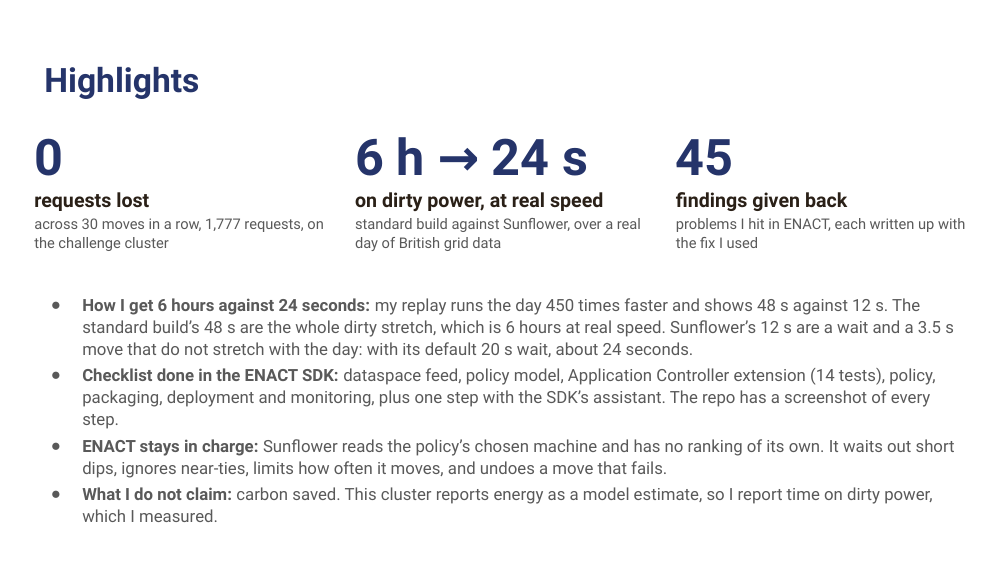
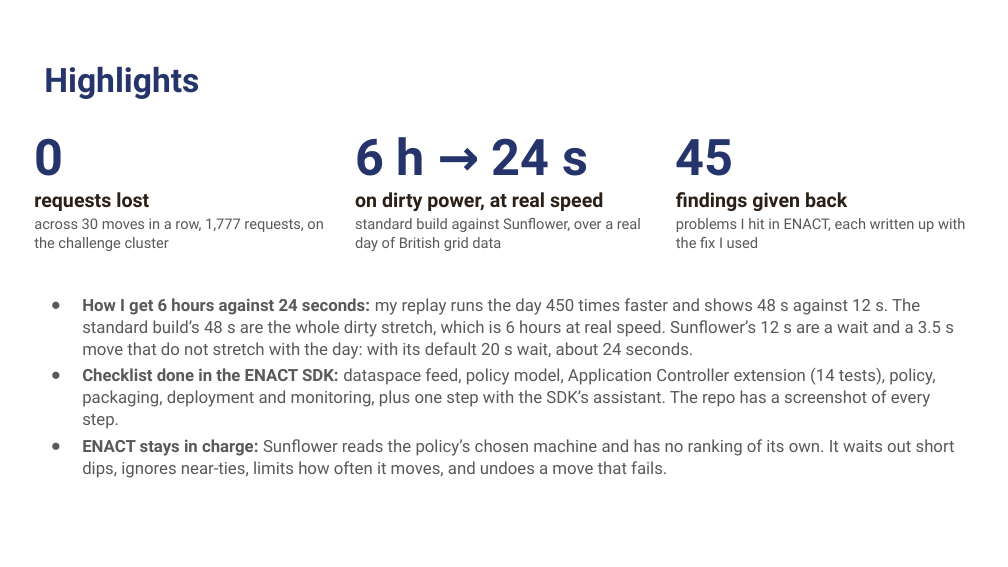
Before and after one commit to kinnuworks/sunflower-enact, a slide deck: slide 4 of docs/slides/Sunflower-VelesHack.pptx. Drawn at 1008x567 pixels with LibreOffice and Linux fonts; fonts in the diff are those of the drawing; background and template pictures are left out. Boxes give left, top, right and bottom in pixels: in the first picture for what was removed or moved away, otherwise in the second. Text is boxed around its words. In the diff, an @@ line names an element or a change of style, - is before the commit and + after.

Commit message:
Drop the line on carbon from the Highlights slide

```diff
--- a/docs/slides/Sunflower-VelesHack.pptx
+++ b/docs/slides/Sunflower-VelesHack.pptx
@@ text at bbox=[82, 487, 932, 504]: paragraph removed @@
-● What I do not claim: carbon saved. This cluster reports energy as a model estimate, so I report time on dirty power, which I measured.
```
Also in this commit, not shown: 3 other files.
